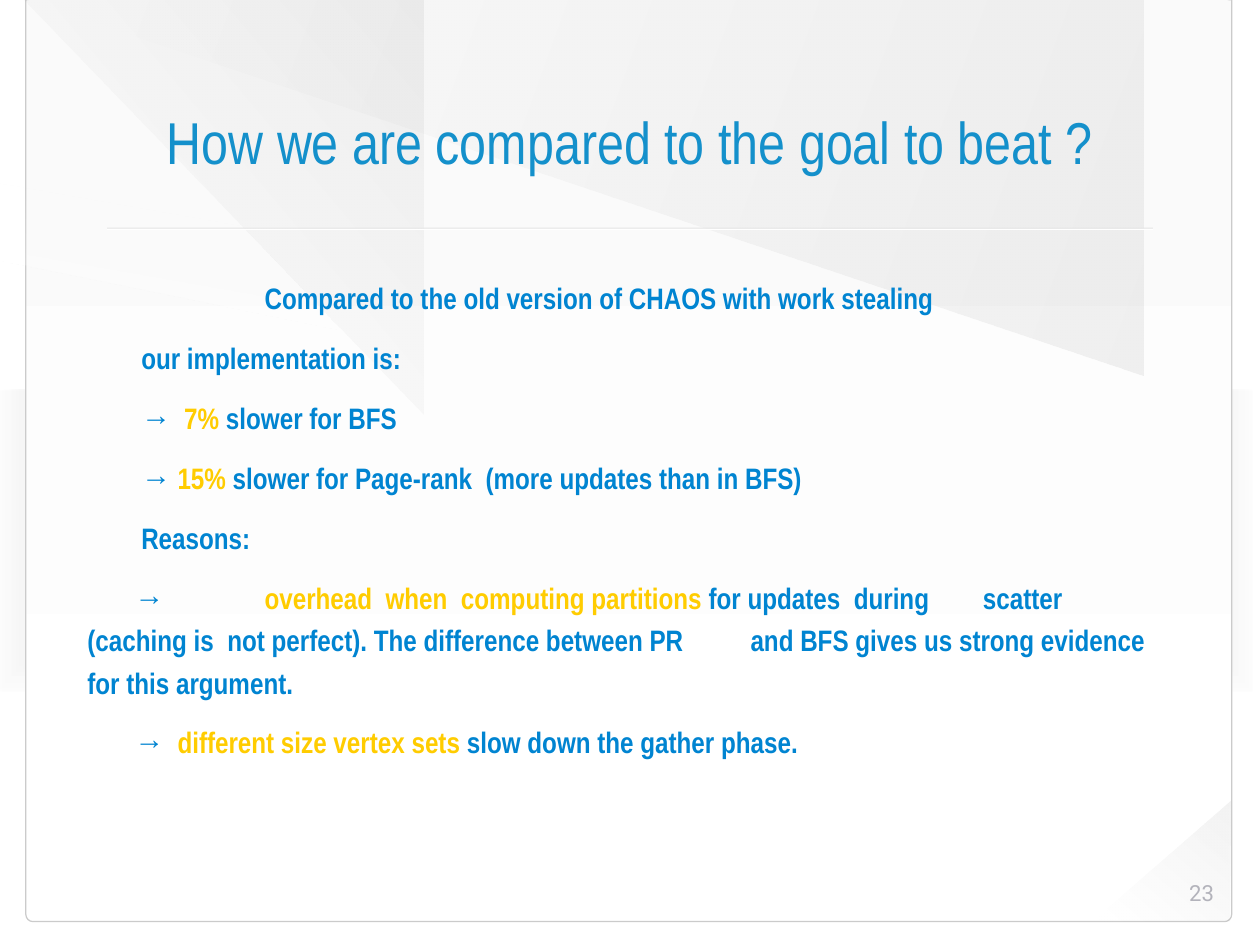
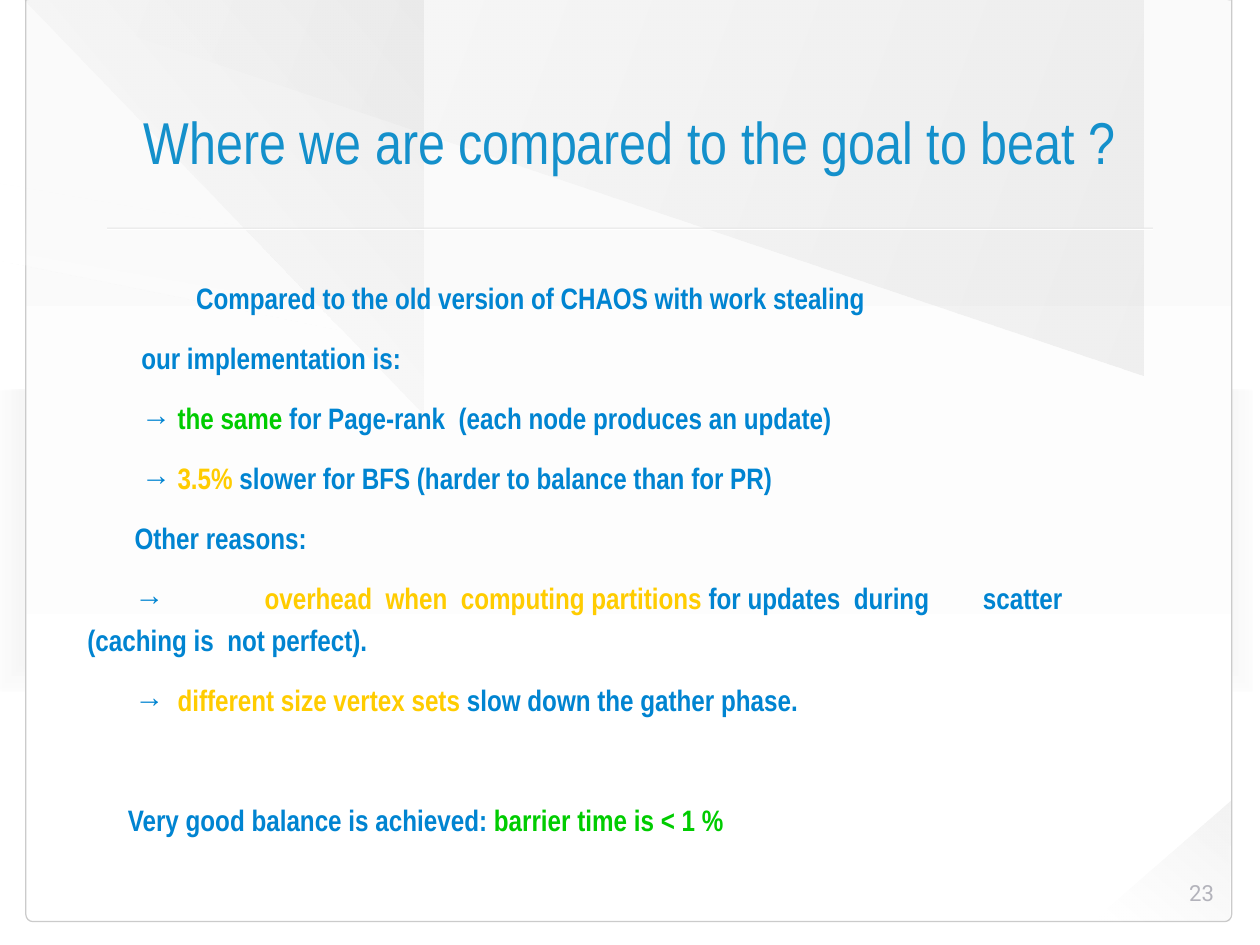
Before and after one commit to HaprianVlad/chaos, a slide deck: slide 23 of presentation.odp. Drawn at 1260x945 pixels with LibreOffice and Linux fonts; fonts in the diff are those of the drawing; background and template pictures are left out. Boxes give left, top, right and bottom in pixels: in the first picture for what was removed or moved away, otherwise in the second. Text is boxed around its words. In the diff, an @@ line names an element or a change of style, - is before the commit and + after.

Commit message:
presentation

```diff
--- a/presentation.odp
+++ b/presentation.odp
@@ title at [144, 121, 1075, 175]: text changed @@
-How we are compared to the goal to beat ?
+Where we are compared to the goal to beat ?
@@ text at [87, 407, 929, 656]: text changed @@
-→ 7% slower for BFS
-→ 15% slower for Page-rank (more updates than in BFS)
-Reasons:
-→ overhead when computing partitions for updates during scatter (caching is not perfect). The difference between PR and BFS gives us strong evidence for this argument.
+→ the same for Page-rank (each node produces an update)
+→ 3.5% slower for BFS (harder to balance than for PR)
+Other reasons:
+→ overhead when computing partitions for updates during scatter (caching is not perfect).
@@ text at [128, 809, 695, 836]: paragraph added @@
+Very good balance is achieved: barrier time is < 1 %
```
Also in this commit, not shown: 3 other slides changed, 2 other files.
